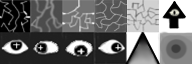
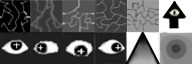
The second 192x64 image is a revision of the first. Changes to its layers:
added layer "Calque 1" (27%) above "assets" over box(0, 0, 162, 35)
